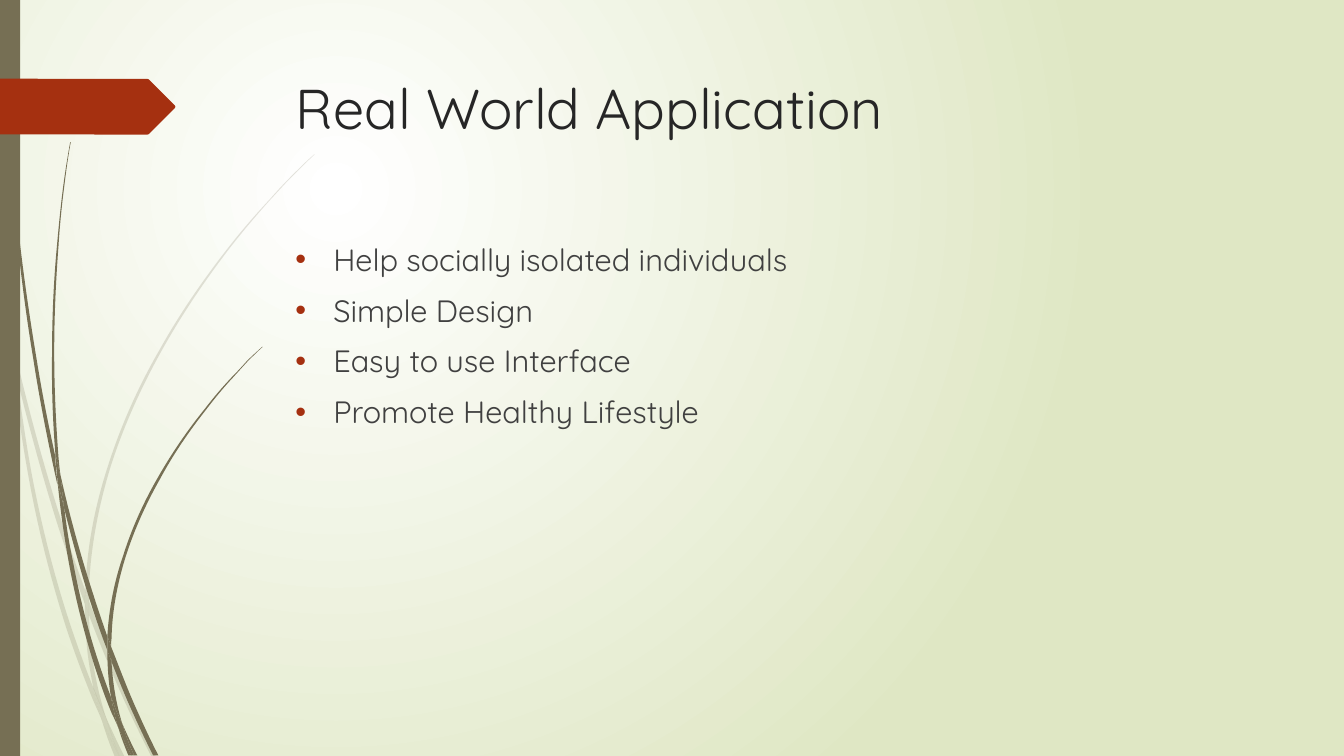
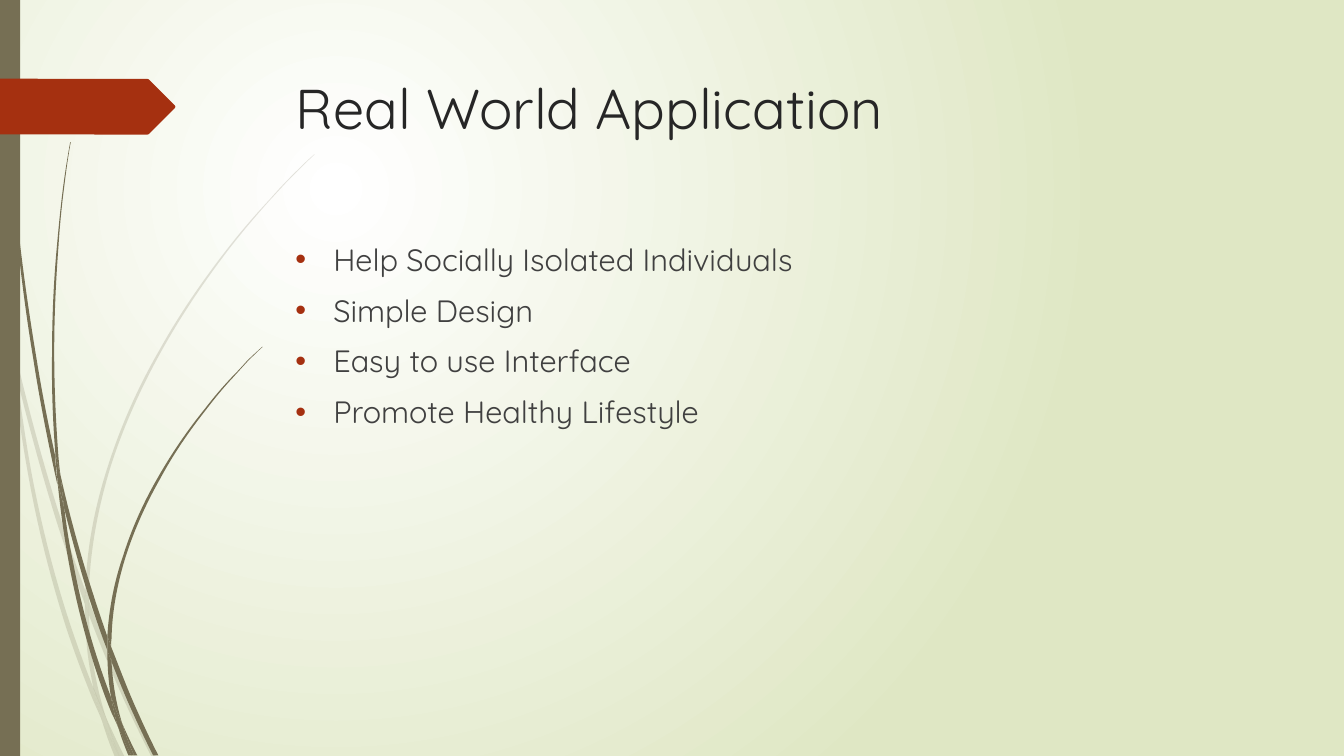
Before and after one commit to cs480GroupCAKE/PIEWebsite, a slide deck: slide 3 of Presentation/Presentation Two/PresentationRevised.pptx. Drawn at 1344x756 pixels with LibreOffice and Linux fonts; fonts in the diff are those of the drawing. Boxes give left, top, right and bottom in pixels: in the first picture for what was removed or moved away, otherwise in the second. Text is boxed around its words. In the diff, an @@ line names an element or a change of style, - is before the commit and + after.

```diff
--- a/Presentation/Presentation Two/PresentationRevised.pptx
+++ b/Presentation/Presentation Two/PresentationRevised.pptx
@@ text at [333, 248, 793, 277]: text changed @@
-• Help socially isolated individuals
+• Help Socially Isolated Individuals
```
Also in this commit, not shown: 1 other slide changed.
